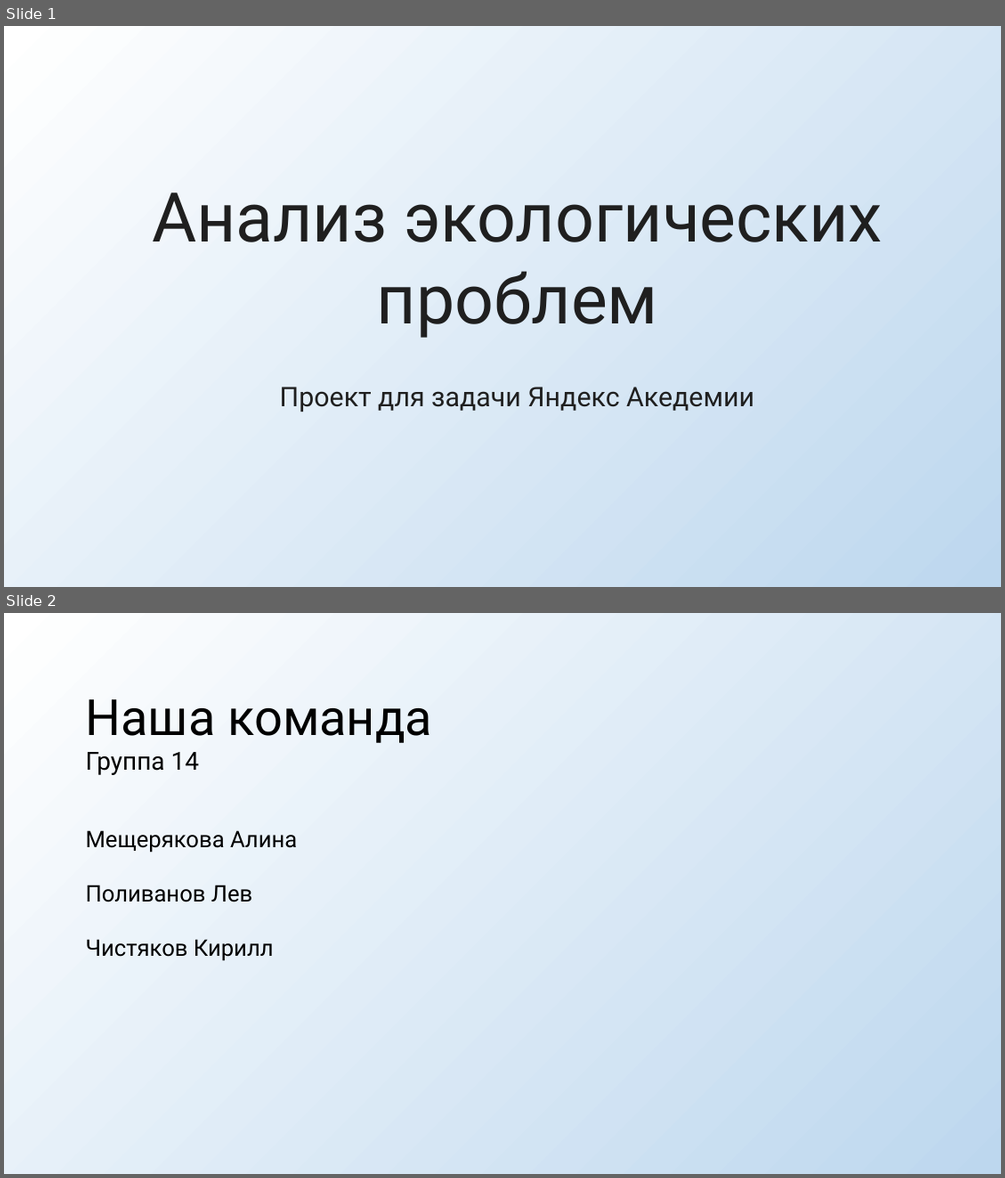
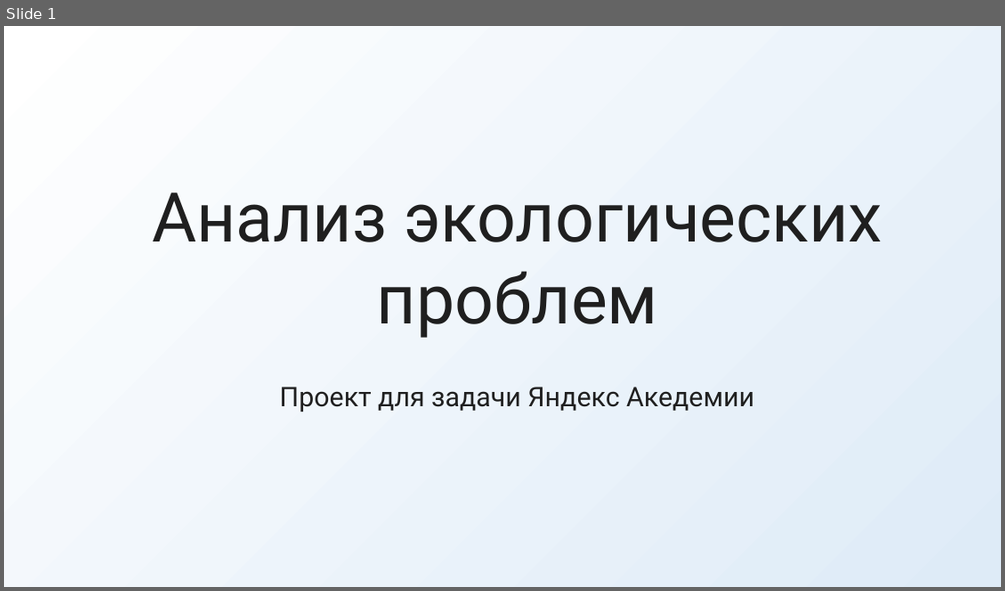
Before and after one commit to alinkalina/ad-ecology-project, a slide deck: presentation.pptx. Shown one above the other, each under a label of ours: slides 1 and 2 before the commit, slide 1 after it. The pictures are 1005x1178 and 1005x591 pixels, drawn with LibreOffice and Linux fonts; fonts in the diff are those of the drawing. Boxes give left, top, right and bottom in pixels: in the first picture for what was removed or moved away, otherwise in the second. Text is boxed around its words. In the diff, an @@ line names an element or a change of style, - is before the commit and + after.

```diff
--- a/presentation.pptx
+++ b/presentation.pptx
@@ slide 2 removed at box(4, 613, 1001, 1174), background gradient #BDD7EE to #FFFFFF @@
@@ text removed at box(86, 699, 433, 775) @@
-Наша команда
-Группа 14
@@ text removed at box(86, 830, 297, 852) @@
-Мещерякова Алина
@@ text removed at box(86, 884, 252, 902) @@
-Поливанов Лев
@@ text removed at box(86, 939, 274, 961) @@
-Чистяков Кирилл
@@ slide 1 changed as well @@
@@ background gradient #BDD7EE to #FFFFFF to gradient #DEEBF7 to #FFFFFF @@
```
Also in this commit, not shown: 5 other slides changed, 4 slides added.
